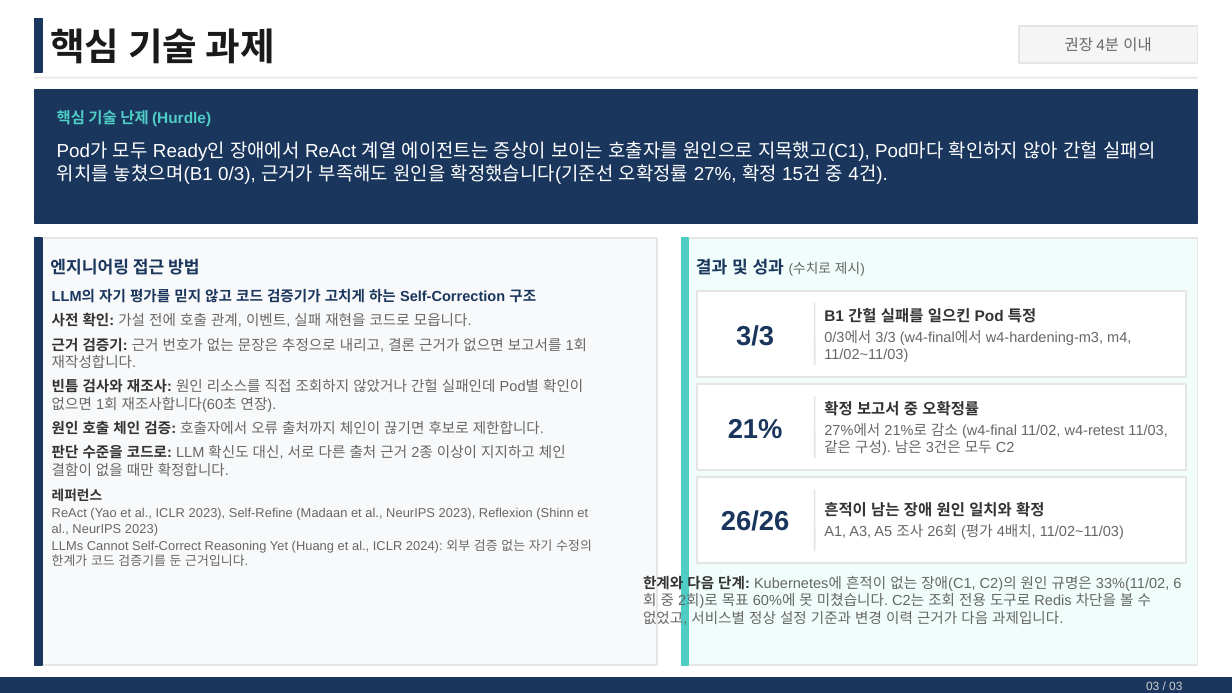
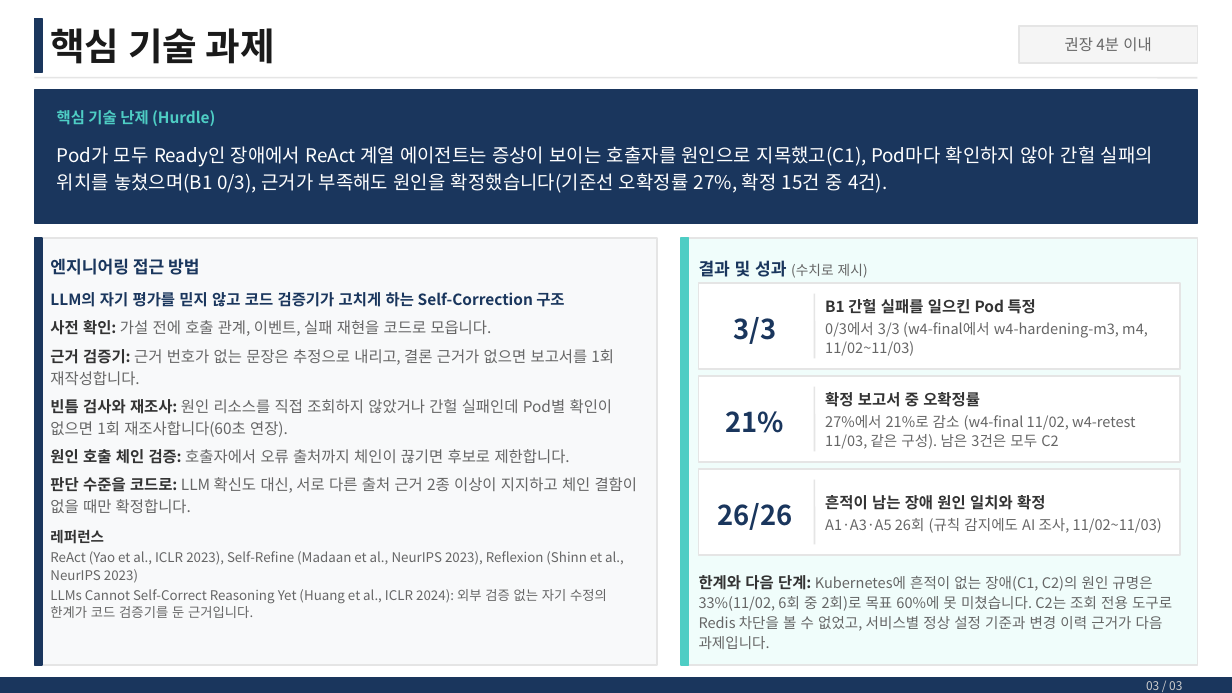
Before and after one commit to skax-jihyeryu/KubeGuardian, a slide deck: slide 4 of docs/산출물/AI_Master_Project_최종발표_멘티명_사번.pptx. Drawn at 1232x693 pixels with LibreOffice and Linux fonts; fonts in the diff are those of the drawing. Boxes give left, top, right and bottom in pixels: in the first picture for what was removed or moved away, otherwise in the second. Text is boxed around its words. In the diff, an @@ line names an element or a change of style, - is before the commit and + after.

```diff
--- a/docs/산출물/AI_Master_Project_최종발표_멘티명_사번.pptx
+++ b/docs/산출물/AI_Master_Project_최종발표_멘티명_사번.pptx
@@ text "핵심 기술 난제 (Hurdle)" at [57, 110, 215, 126]: font Arial to Noto Sans CJK KR @@
@@ text "Pod가 모두 Ready인 장애에서 ReAct ..." at [57, 146, 1153, 193]: font Arial to Noto Sans CJK KR; line spacing 1 to 1.2 @@
@@ text "LLM의 자기 평가를 믿지 않고 ..." at [50, 292, 637, 618]: size 8.5 to 9 pt in "LLM의 자기 평가를 믿지 않고 코드 검증기가 ...", "사전 확인: 가설 전에 호출 관계, 이벤트, ...", "근거 검증기: 근거 번호가 없는 문장은 추정으로 ...", "빈틈 검사와 재조사: 원인 리소스를 직접 조회하지 ..." and 2 more places; font Arial to Noto Sans CJK KR; size 8 to 8.5 pt in "레퍼런스"; size 7.5 to 7.8 pt in "ReAct (Yao et al., ICLR 2023), Self-Refine ...", "LLMs Cannot Self-Correct Reasoning Yet (Huang et ..."; line spacing 1 to 1.18; line spacing 1 to 1.12 @@
@@ rectangle: place and size @@
-rectangle at [697, 291, 1186, 377]
+rectangle at [699, 283, 1180, 370]
@@ line moved from (814, 303) - (814, 365) to (814, 293) - (814, 359) @@
@@ text "B1 간헐 실패를 일으킨 Pod ...": place and size @@
-text "B1 간헐 실패를 일으킨 Pod ..." at [824, 308, 1131, 362]
+text "B1 간헐 실패를 일으킨 Pod ..." at [825, 299, 1148, 356]
@@ text "B1 간헐 실패를 일으킨 Pod ..." at [825, 299, 1148, 356]: font Arial to Noto Sans CJK KR; line spacing 1 to 1.1 @@
@@ rectangle: place and size @@
-rectangle at [697, 384, 1186, 471]
+rectangle at [699, 376, 1180, 462]
@@ font Arial to Noto Sans CJK KR; line spacing 1 to 1.18 in 4 elements at [699, 260, 868, 278], [734, 317, 777, 344], [718, 503, 793, 530], [726, 411, 785, 433] @@
@@ 3 texts, 1 line: place and size @@
-3 texts, 1 line at [721, 325, 814, 531]
+3 texts, 1 line at [718, 317, 814, 530]
@@ text "확정 보고서 중 오확정률" at [825, 392, 1136, 449]: font Arial to Noto Sans CJK KR; line spacing 1 to 1.1 @@
@@ text "확정 보고서 중 오확정률": place and size @@
-text "확정 보고서 중 오확정률" at [824, 401, 1167, 455]
+text "확정 보고서 중 오확정률" at [825, 392, 1136, 449]
@@ rectangle: place and size @@
-rectangle at [697, 477, 1186, 563]
+rectangle at [699, 469, 1180, 556]
@@ line moved from (814, 489) - (814, 551) to (814, 479) - (814, 545) @@
@@ text "흔적이 남는 장애 원인 일치와 ...": place and size @@
-text "흔적이 남는 장애 원인 일치와 ..." at [824, 502, 1124, 539]
+text "흔적이 남는 장애 원인 일치와 ..." at [825, 495, 1162, 533]
@@ text at [825, 495, 1045, 510]: font Arial to Noto Sans CJK KR in "흔적이 남는 장애 원인 일치와 확정"; line spacing 1 to 1.1 @@
@@ text at [825, 518, 1162, 533]: text changed; font Arial to Noto Sans CJK KR @@
-A1, A3, A5 조사 26회 (평가 4배치, 11/02~11/03)
+A1·A3·A5 26회 (규칙 감지에도 AI 조사, 11/02~11/03)
@@ text "한계와 다음 단계: Kubernetes에 흔적이 ...": place and size @@
-text "한계와 다음 단계: Kubernetes에 흔적이 ..." at [643, 574, 1169, 627]
+text "한계와 다음 단계: Kubernetes에 흔적이 ..." at [699, 575, 1172, 649]
@@ text "한계와 다음 단계: Kubernetes에 흔적이 ..." at [699, 575, 1172, 649]: size 8.5 to 9 pt in "한계와 다음 단계:"; font Arial to Noto Sans CJK KR; line spacing 1 to 1.15 @@
@@ text "03 / 03" at [1146, 681, 1182, 690]: font Arial to Noto Sans CJK KR @@
```
Also in this commit, not shown: 3 other slides changed, 10 other files.
